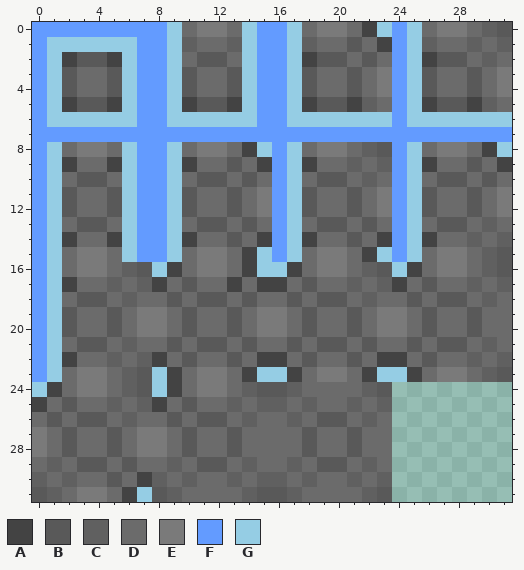
File history of a pixel-art sprite, Assets/TilemapAssets/test04.png. The picture above was drawn from the file before the commit.
The file is 32x32 pixels.
Palette (. is transparent): A #434343  B #595959  C #606060  D #6b6b6b  E #7a7a7a  F #639bff  G #95cde4
Pixels before, first column x 0:
 0 FFFFFFFFFGDEEDGFFGDEEDAGFGDEEDCB
 1 FGGGGGGFFGCDDCGFFGCDDBDAFGCDDCDC
 2 FGABBAGFFGDBBDGFFGABBDBDFGABBDCD
 3 FGBDDBGFFGBDDBGFFGBDDBDEFGBDDBDE
 4 FGBDDBGFFGBDDBGFFGBDDBDEFGBDDBDE
 5 FGABBAGFFGABBAGFFGABBACDFGABBACD
 6 FGGGGGGFFGGGGGGFFGGGGGGGFGGGGGGG
 7 FFFFFFFFFFFFFFFFFFFFFFFFFFFFFFFF
 8 FGDEEDGFFGDEEDAGFGDEEDCBFGDEEDAG
 9 FGADDAGFFGADDBDAFGADDCDCFGADDBDA
10 FGDBBDGFFGDBBDBDFGDBBDCDFGDBBDBD
11 FGBDDBGFFGBDDBDEFGBDDBDEFGBDDBDE
12 FGBDDBGFFGBDDBDEFGBDDBDEFGBDDBDE
13 FGDBBDGFFGDBBDBDFGDBBDBDFGDBBDCD
14 FGADDAGFFGADDBDAFGADDBDAFGADDCDC
15 FGDEEDGFFGDEEDAGFGDEEDAGFGDEEDCB
16 FGDEEDCBGADEEDAGGADEEDCBGADEEDCB
17 FGADDCDCADBDDADAADBDDCDCADBDDCDC
18 FGDBBDCDDBDBBDBDDBDBBDCDDBDBBDCD
19 FGBDDBDEEDBDDBDEEDBDDBDEEDBDDBDD
20 FGBDDBDEEDBDDBDEEDBDDBDEEDBDDBDD
21 FGDBBDCDDBDBBDBDDBDBBDBDDBDBBDCD
22 FGADDCDCADBDDBDAADBDDBDAADBDDCDC
23 FGDEEDCBGADEEDAGGADEEDAGGADEEDCB
24 GADEEDCBGADEEDCBBCDDDDCB........
25 ADBDDCDCADBDDCDCCDCDDCDC........
26 DBDBBDCDDBDBBDCDDCDBBDCD........
27 EDBDDBDEEDBDDBDDDDBDDBDD........
28 EDBDDBDEEDBDDBDDDDBDDBDD........
29 DCDBBDBDDCDBBDCDDCDBBDCD........
30 CDCDDBDACDCDDCDCCDCDDCDC........
31 BCDEEDAGBCDDDDCBBCDDDDCB........
The result:
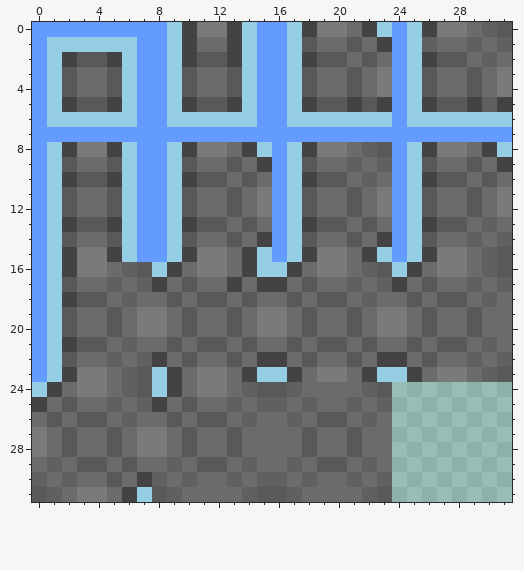
Difference:
Changed rows in their new state; - is an unchanged pixel.
first column x 2:
 0 --------A--A----A-------A-----
 1 --------A--A----B-------------
 2 --------A--A------------------
 5 --------------------BA-------A
 8 A--A----A-------A-------A-----
 9 B--B----B-------B-------B-----
10 A--A----A-------A-------A-----
13 A--A----A-------A-------A-----
14 B--B----B-------B-------B-----
15 A--A----A-------A-------A-----
16 A-----------------------------
17 B-----------------------------
18 A-----------------------------
21 A-----------------------------
22 B-----------------------------
23 A-----------------------------
Where, in picture pixels (left, top, right, bottom), the same in both pictures:
changed: (182, 22, 242, 67)
changed: (302, 22, 437, 262)
changed: (497, 97, 512, 112)
changed: (62, 142, 122, 382)
changed: (182, 142, 197, 262)
